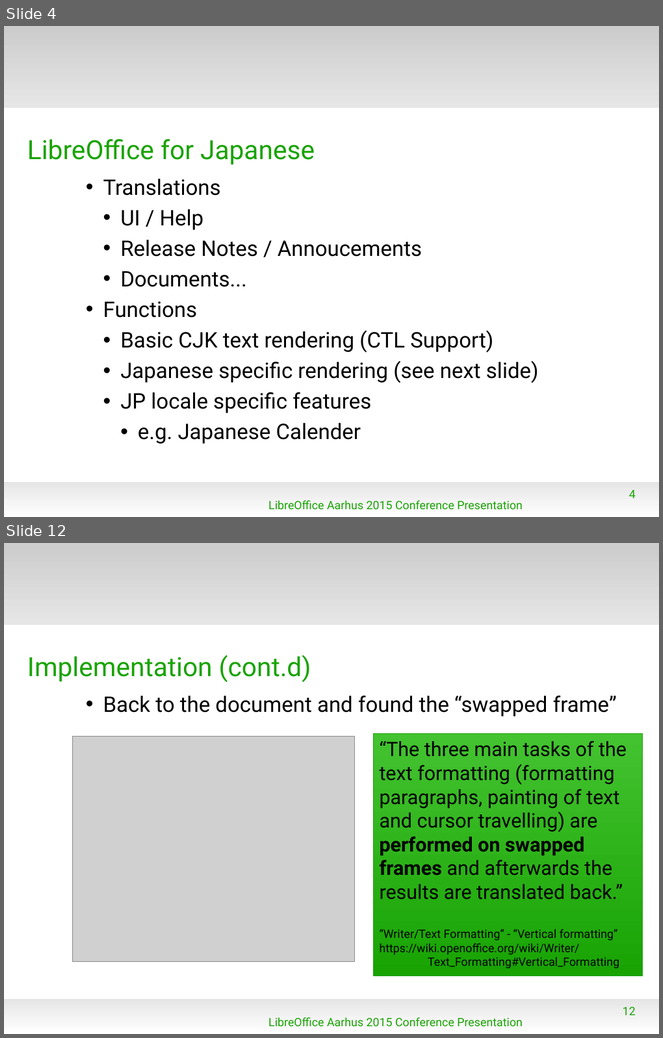
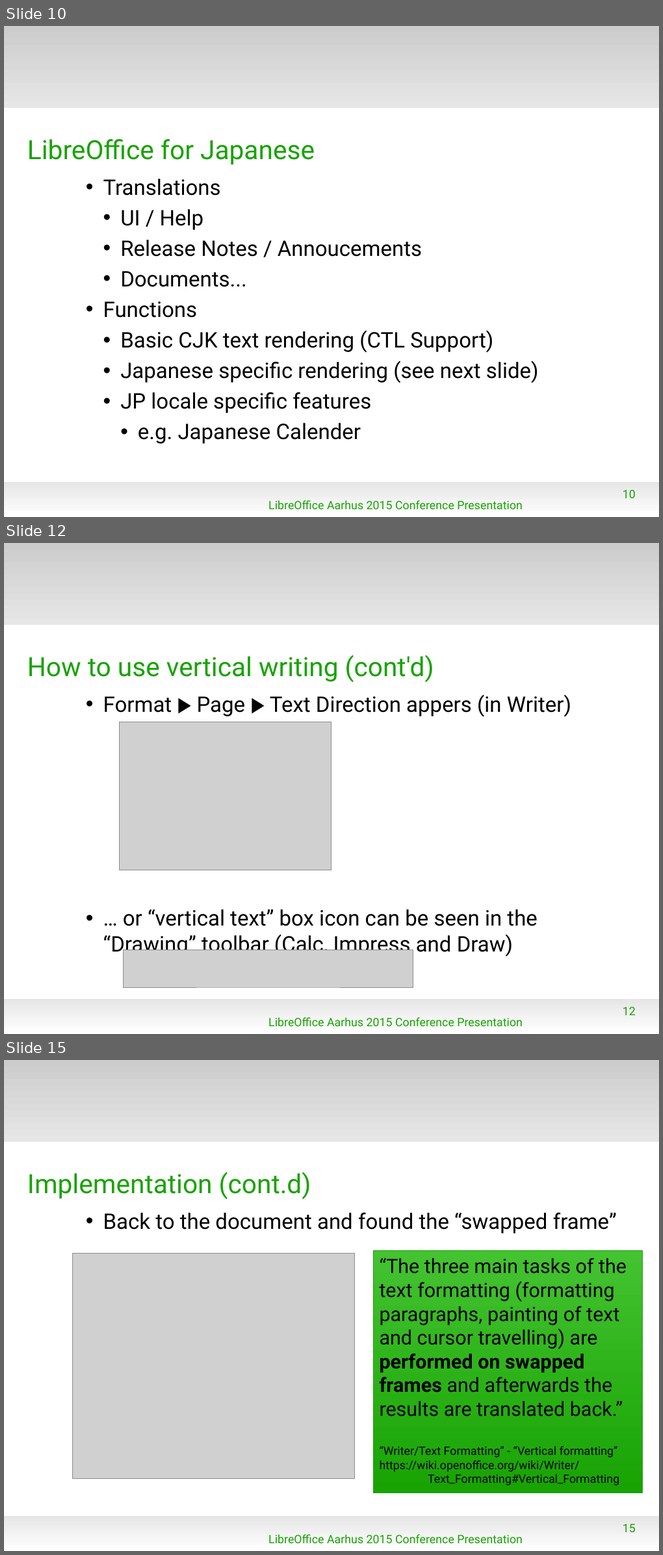
Before and after one commit to naruoga/KantoLibreOffice, a slide deck: others/LibOConf2015_Vertical_Writing_or_Japanese.odp. Shown one above the other, each under a label of ours: slides 4 and 12 before the commit, slides 10, 12 and 15 after it; the slides between them are not shown. The pictures are 663x1038 and 663x1555 pixels, drawn with LibreOffice and Linux fonts; fonts in the diff are those of the drawing; grey boxes stand for pictures; background and template pictures are left out. Boxes give left, top, right and bottom in pixels: in the first picture for what was removed or moved away, otherwise in the second. Text is boxed around its words. In the diff, an @@ line names an element or a change of style, - is before the commit and + after.

```diff
--- a/others/LibOConf2015_Vertical_Writing_or_Japanese.odp
+++ b/others/LibOConf2015_Vertical_Writing_or_Japanese.odp
@@ slide 12 added at (x1=4, y1=543, x2=659, y2=1034), background #FFFFFF; not listed: 2 template elements that a slide beside it also shows @@
@@ title added at (x1=27, y1=655, x2=434, y2=682), 32 pt, text #18A303 @@
+How to use vertical writing (cont'd)
@@ text added at (x1=103, y1=694, x2=571, y2=957), 26 pt, text #000000 @@
+• Format ▶ Page ▶ Text Direction appers (in Writer)
+• … or “vertical text” box icon can be seen in the “Drawing” toolbar (Calc, Impress and Draw)
@@ picture added at (x1=119, y1=722, x2=332, y2=871) @@
@@ picture added at (x1=123, y1=951, x2=414, y2=988) @@
@@ page number added at (x1=623, y1=1007, x2=636, y2=1016), 14 pt, text #18A303 @@
+12
@@ text added at (x1=269, y1=1017, x2=523, y2=1027), 14 pt, text #18A303 @@
+LibreOffice Aarhus 2015 Conference Presentation
@@ what was slide 4 is now slide 10 @@
@@ page number at (x1=623, y1=490, x2=636, y2=499): text changed @@
-4
+10
@@ what was slide 12 is now slide 15 @@
@@ page number at (x1=623, y1=1524, x2=636, y2=1533): text changed @@
-12
+15
```
Also in this commit, not shown: 7 slides changed, 2 other slides added.
